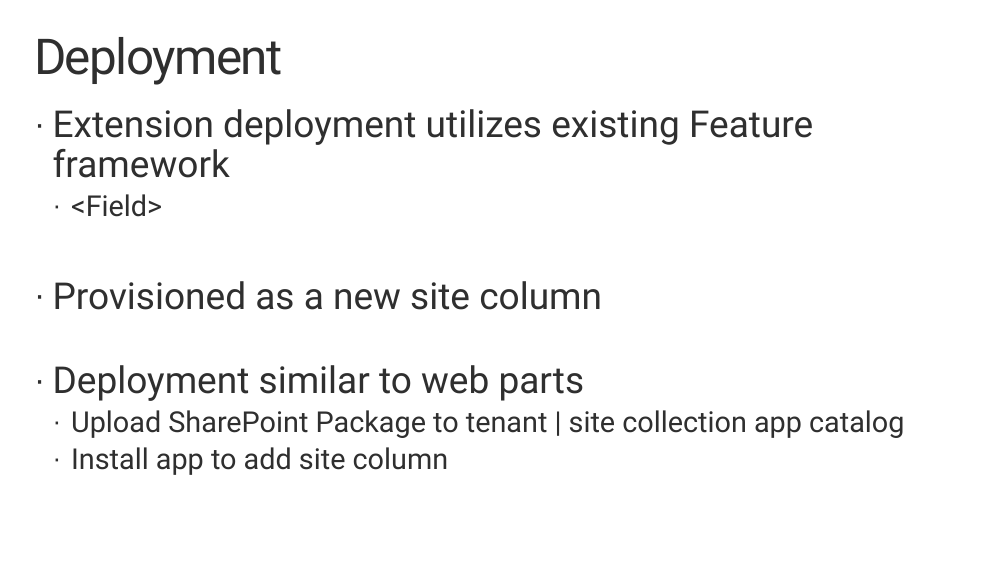
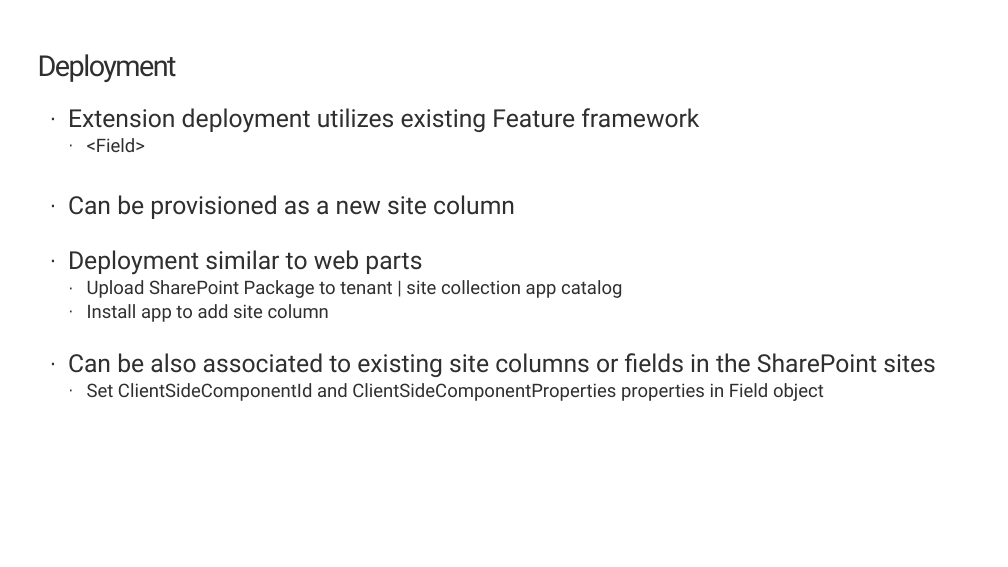
Before and after one commit to SharePoint/sp-dev-training-spfx-extensions, a slide deck: slide 8 of 02 fieldcustomizer.pptx. Drawn at 1008x567 pixels with LibreOffice and Linux fonts; fonts in the diff are those of the drawing; background and template pictures are left out. Boxes give left, top, right and bottom in pixels: in the first picture for what was removed or moved away, otherwise in the second. Text is boxed around its words. In the diff, an @@ line names an element or a change of style, - is before the commit and + after.

```diff
--- a/02 fieldcustomizer.pptx
+++ b/02 fieldcustomizer.pptx
@@ title "Deployment": place and size @@
-title "Deployment" at (34, 37, 283, 85)
+title "Deployment" at (38, 54, 177, 82)
@@ title "Deployment" at (38, 54, 177, 82): size 48 to 28 pt @@
@@ text "Extension deployment utilizes existing Feature ...": place and size @@
-text "Extension deployment utilizes existing Feature ..." at (53, 109, 904, 475)
+text "Extension deployment utilizes existing Feature ..." at (68, 108, 936, 401)
@@ text at (68, 108, 699, 322): size 36 to 24 pt in "Extension deployment utilizes existing Feature framework", "Deployment similar to web parts"; size 28 to 18 pt in "<Field>", "Upload SharePoint Package to tenant | site ...", "Install app to add site column"; less space between paragraphs @@
@@ text at (68, 195, 515, 219): text changed; size 36 to 24 pt @@
-· Provisioned as a new site column
+· Can be provisioned as a new site column
@@ text at (68, 353, 936, 401): paragraphs added @@
+· Can be also associated to existing site columns or fields in the SharePoint sites
+  · Set ClientSideComponentId and ClientSideComponentProperties properties in Field object
```
Also in this commit, not shown: 5 other slides changed, 2 other files.
